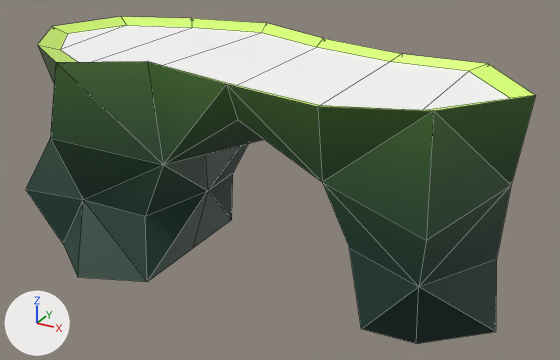
Before and after pictures for a commit that changed the FBX model LeyuGame/Assets/Models/Props/Level_Architectuur/Platforms/GROUND_Tunnel_Platform/Met Ridges/MOD_PlatformV2_middenV2.fbx.
The view is the same before and after, from a 50 mm camera at (0.0336, -0.057, 0.0381) aimed at (0.0018, 0.0009, 0.0091). The lights are fixed; the arrows at lower left show +X, +Y and +Z. Mesh edges are drawn as thin lines. Where no turn or scale is listed for an object, it has been applied to the vertices.

Objects in the first picture: 'MOD_PlatformV2_laag'.
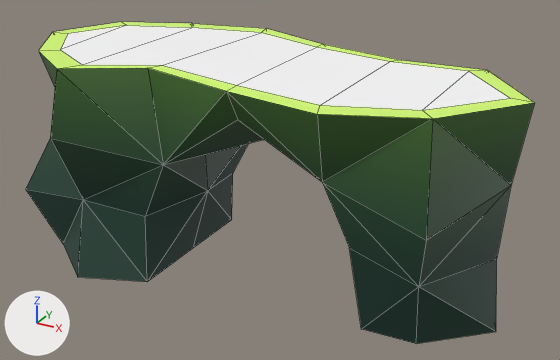
Edits to the bpy script that builds the scene:
```text
Change me_mesh:
    used by ob_mod_platformv2_laag; location = (0.0, -0.0003, 0.0)
    remove me_mesh.from_pydata(...)  # 73 vertices, 113 faces; spans x -0.0238..0.0236, y -0.0104..0.0121, z 0.0..0.0209
    add me_mesh.from_pydata(...)  # 73 vertices, 113 faces; spans x -0.0238..0.0236, y -0.0104..0.0121, z 0.0..0.0203
    me_mesh part 1: all 14 vertices in x -0.0238..0.0236, y -0.0098..0.0121, z 0.0209 are moved by (0.0, 0.0, -0.0006)
    me_mesh part 2: edges marked sharp go from 164 to 136
```

Changed parts and their boxes [x1, y1, x2, y2] in the pictures (560 x 360 px; the box of a moved part takes in the faces that stretch with it):
'MOD_PlatformV2_laag', reshaped, shading changed
    before: [26, 17, 536, 344]
    after: [26, 22, 534, 344]
part 1 of me_mesh, moved or reshaped
    before: [38, 17, 536, 240]
    after: [39, 22, 534, 240]
part 2 of me_mesh, shading changed
    both: [26, 25, 511, 344]
